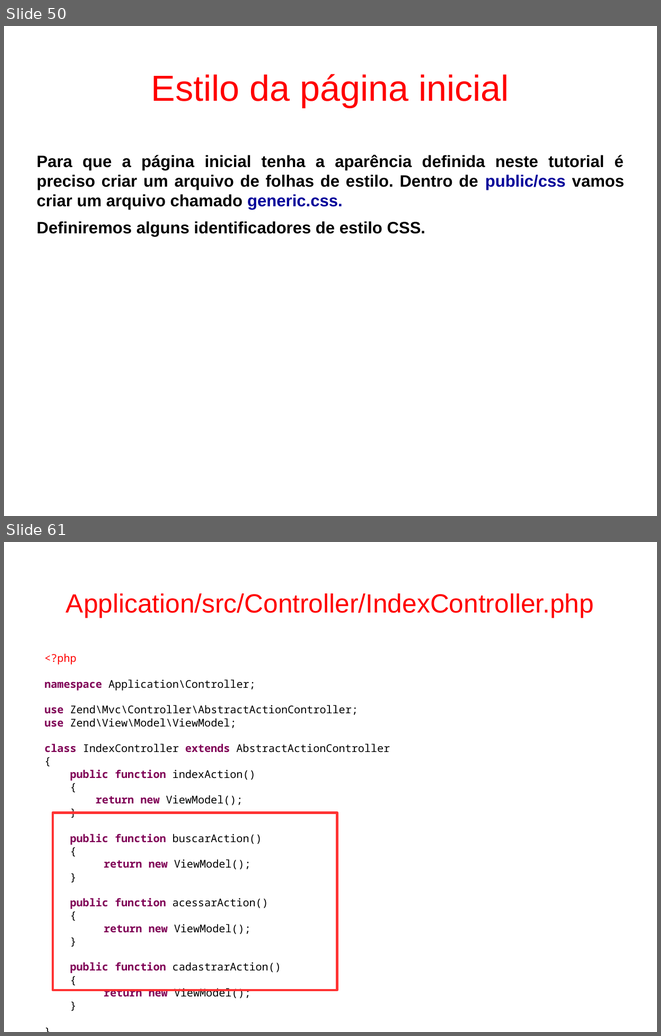
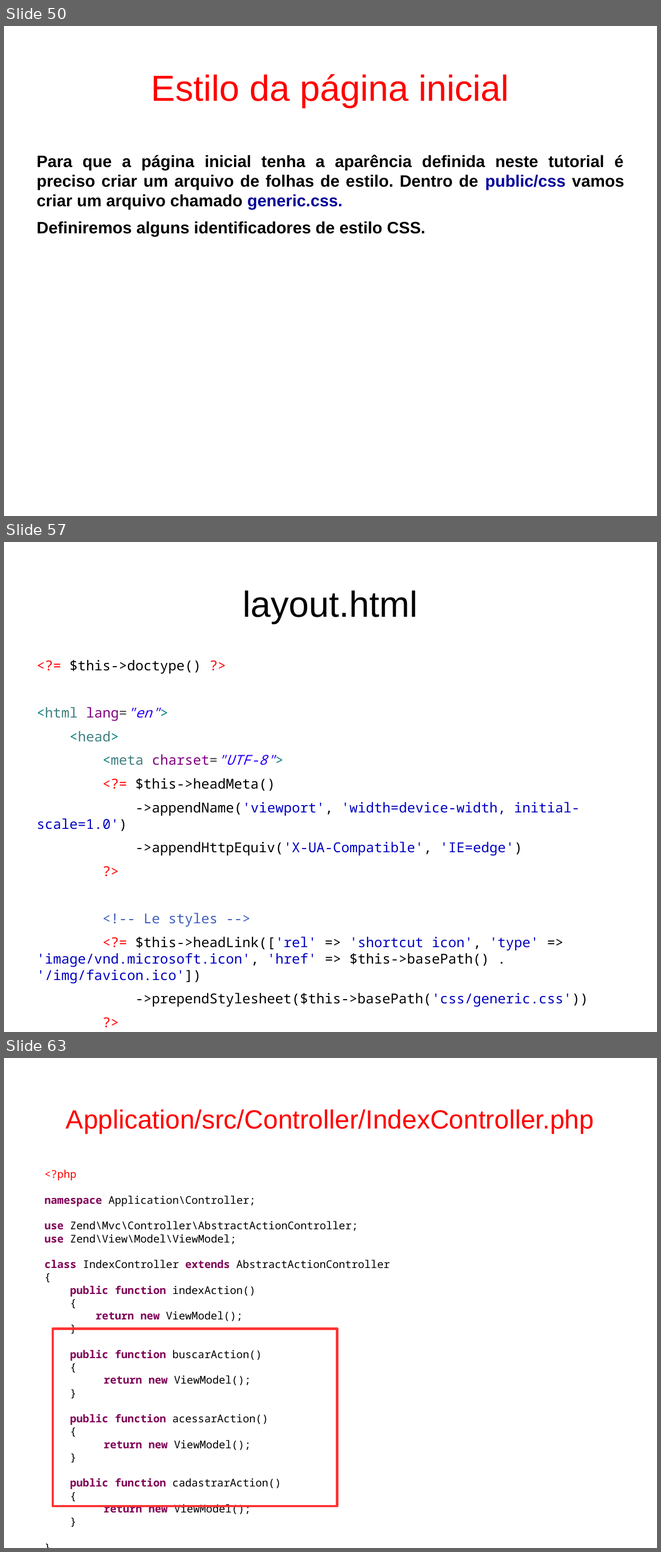
Before and after one commit to fgsl/lojasacme, a slide deck: docs/tutorial.odp. Shown one above the other, each under a label of ours: slides 50 and 61 before the commit, slides 50, 57 and 63 after it; the slides between them are not shown. The pictures are 661x1036 and 661x1552 pixels, drawn with LibreOffice and Linux fonts; fonts in the diff are those of the drawing. Boxes give left, top, right and bottom in pixels: in the first picture for what was removed or moved away, otherwise in the second. Text is boxed around its words. In the diff, an @@ line names an element or a change of style, - is before the commit and + after.

```diff
--- a/docs/tutorial.odp
+++ b/docs/tutorial.odp
@@ slide 57 added at (x1=4, y1=542, x2=657, y2=1032), background #FFFFFF @@
@@ title added at (x1=243, y1=590, x2=418, y2=623), 44 pt, text #000000 @@
+layout.html
@@ text added at (x1=37, y1=660, x2=588, y2=1007), 16.6 pt, text #0000C0 @@
+<?= $this->doctype() ?>
+<html lang="en">
+<head>
+<meta charset="UTF-8">
+<?= $this->headMeta()
+->appendName('viewport', 'width=device-width, initial-scale=1.0')
+->appendHttpEquiv('X-UA-Compatible', 'IE=edge')
+?>
+<!-- Le styles -->
+<?= $this->headLink(['rel' => 'shortcut icon', 'type' => 'image/vnd.microsoft.icon', 'href' => $this->basePath() . '/img/favicon.ico'])
+->prependStylesheet($this->basePath('css/generic.css'))
+?>
+</head>
@@ what was slide 61 is now slide 63 @@
```
Also in this commit, not shown: 10 slides changed, 2 other slides added, 2 slides removed, 4 other files.
